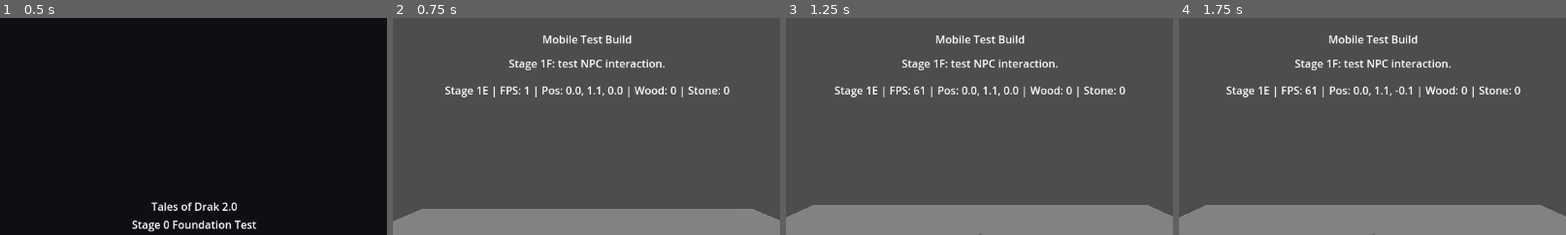
Above: before the commit, frames 1-4 (left to right).
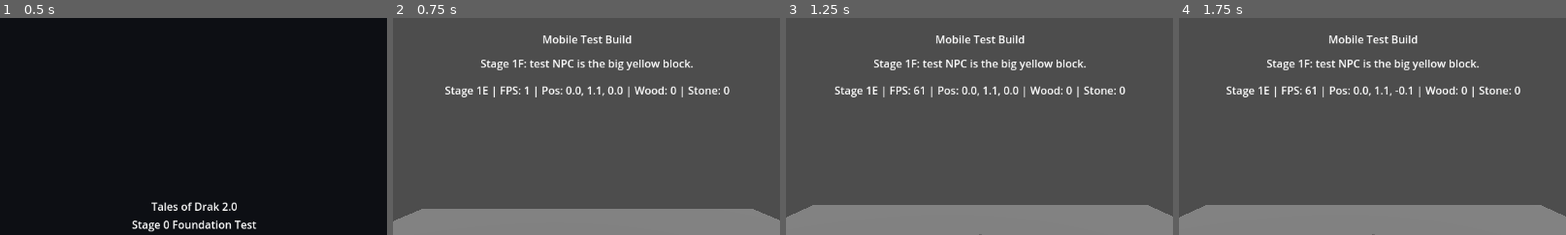
Above: after the commit, the same moments.

Repository: tristanvickery20/Tales-of-Drak-2.0
Game: Godot game, scene res://scenes/main_menu/main_menu.tscn
The game is run twice, just before and just after one commit, with the same random seed, the same clock (stepped at 60 frames per second) and the same inputs.
Inputs:
- Up to frame 1 (0.5 s): no input
- Up to frame 2 (0.75 s): click "Start Game" at 0.5 s
- Up to frame 3 (1.25 s): no input
- Up to frame 4 (1.75 s): click "↑" at 1.25 s
The pictures show only the part of the screen within x 25-75%, y 0-50%; the shares and areas given below are measured in that part.

Frame 1 is identical in both runs. In frame 2, 1.3% of the frame differs, in the area x 22-78%, y 19-25%; in frame 3, 1.3%; in frame 4, 1.3%.

Commit message:
Make NPC obvious beside test interactable

Diff:
--- a/scripts/mobile_test_controls.gd
+++ b/scripts/mobile_test_controls.gd
@@ -57,7 +57,7 @@
 		pause_menu_button.pressed.connect(_on_back_to_menu_pressed)
 
 	_set_paused(false)
-	_set_status("Stage 1F: test NPC interaction.")
+	_set_status("Stage 1F: test NPC is the big yellow block.")
 
 func _process(_delta: float) -> void:
 	if not _paused and player != null and player.has_method("set_move_input"):
@@ -84,41 +84,41 @@
 	var world := get_parent() as Node3D
 	if world == null:
 		return
-	if world.get_node_or_null("TestNPC") != null:
-		return
+
+	var old_npc := world.get_node_or_null("TestNPC")
+	if old_npc != null:
+		old_npc.queue_free()
 
 	var npc := StaticBody3D.new()
 	npc.name = "TestNPC"
-	npc.position = Vector3(0, 0.95, -3.2)
+	npc.position = Vector3(-3.0, 1.0, 0.0)
 	npc.add_to_group("test_interactable")
 	npc.set_script(TEST_NPC_SCRIPT)
-	npc.npc_name = "Test NPC"
-	npc.interaction_line = "The road ahead is not ready yet."
+	npc.set("npc_name", "Test NPC")
+	npc.set("interaction_line", "The road ahead is not ready yet.")
 	world.add_child(npc)
 
 	var mesh_instance := MeshInstance3D.new()
 	mesh_instance.name = "TestNPCMesh"
-	var mesh := CapsuleMesh.new()
-	mesh.radius = 0.45
-	mesh.height = 1.8
+	var mesh := BoxMesh.new()
+	mesh.size = Vector3(1.4, 2.0, 1.4)
 	mesh_instance.mesh = mesh
 	var material := StandardMaterial3D.new()
-	material.albedo_color = Color(0.9, 0.75, 0.18, 1)
+	material.albedo_color = Color(1.0, 0.85, 0.05, 1)
 	mesh_instance.material_override = material
 	npc.add_child(mesh_instance)
 
 	var collision := CollisionShape3D.new()
 	collision.name = "TestNPCCollision"
-	var shape := CapsuleShape3D.new()
-	shape.radius = 0.45
-	shape.height = 1.8
+	var shape := BoxShape3D.new()
+	shape.size = Vector3(1.4, 2.0, 1.4)
 	collision.shape = shape
 	npc.add_child(collision)
 
 	var label := Label3D.new()
 	label.name = "TestNPCLabel"
-	label.text = "Test NPC"
-	label.position = Vector3(0, 1.3, 0)
+	label.text = "BIG YELLOW NPC"
+	label.position = Vector3(0, 1.35, 0)
 	label.billboard = BaseMaterial3D.BILLBOARD_ENABLED
 	npc.add_child(label)
 
